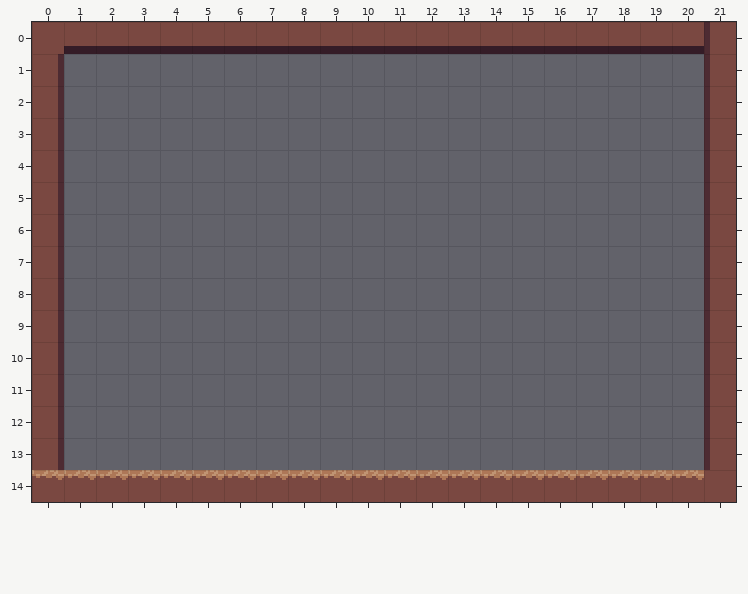
Two states of a Tiled map, run_tree/assets/interior.tmx. The picture above is the old version.
Cells are 16x16 px. Shown: x 0..21, y 0..14.
The same view after the edit:
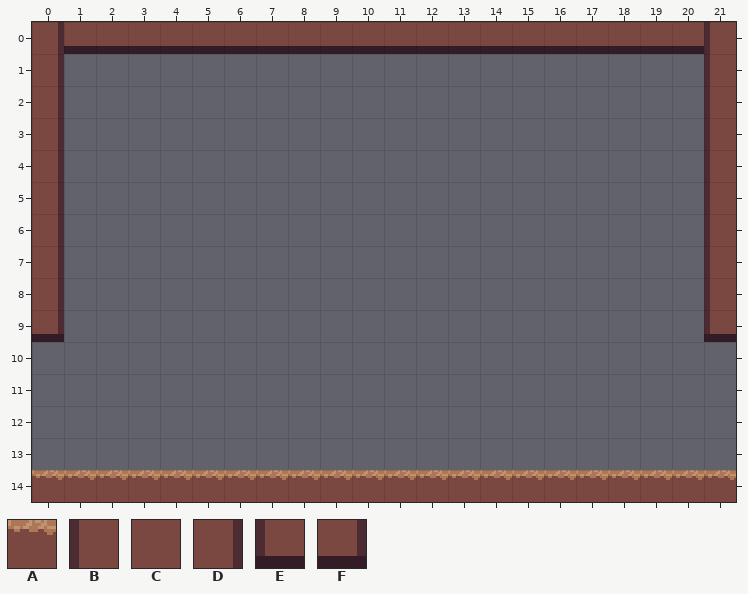
Key: from "tiles": A 1, B 8, C 9, D 10, E 16, F 18.
_ is an empty cell.
Diff:
Layer "Tile Layer 1":
Tile C becomes tile A in row 14 at x 21.
Tile C becomes tile D in row 0 at x 0.
Tile B becomes tile E in row 9 at x 21.
Tile D becomes tile F in row 9 at x 0.
The edit erases tile B in rows 10 to 13 at x 21.
The edit erases tile D in rows 10 to 13 at x 0.
Changed places in both pictures, as pixel boxes (x1, y1, x2, y2):
changed: (58, 22, 64, 54)
changed: (32, 334, 64, 470)
changed: (704, 334, 736, 480)
